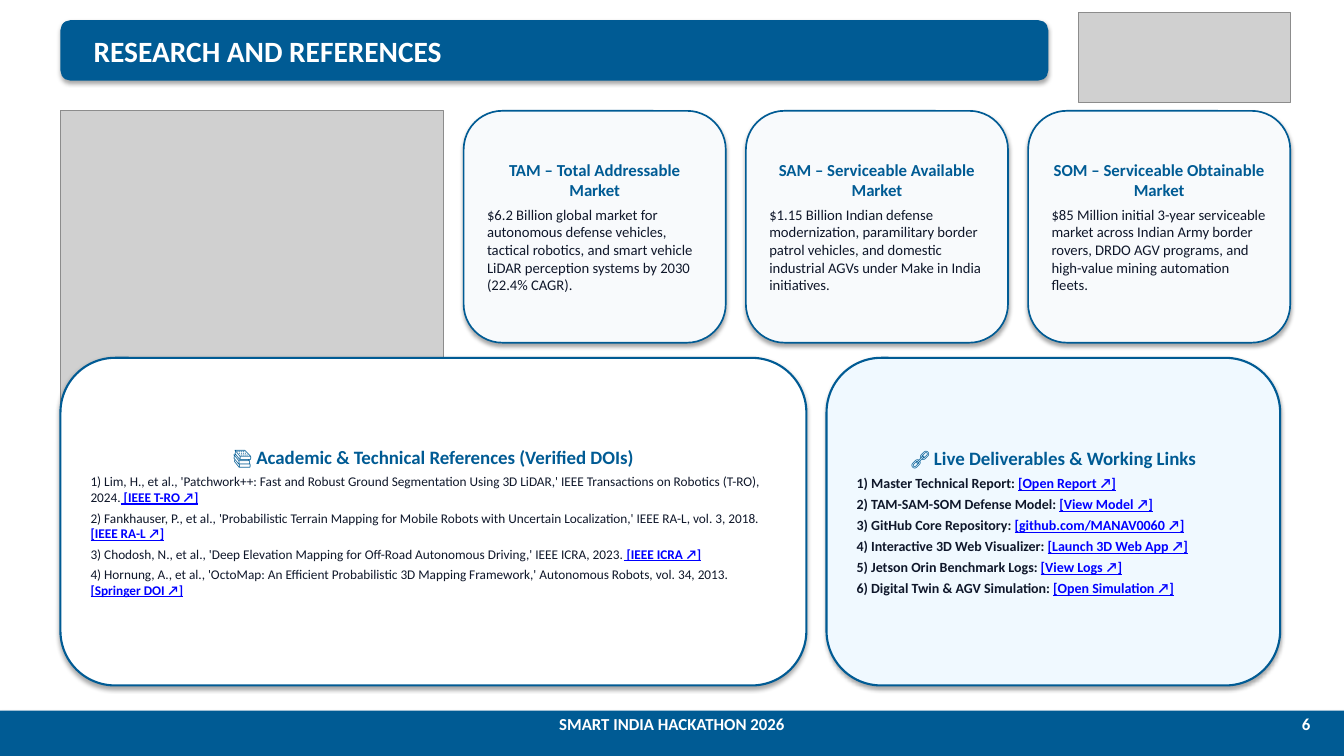
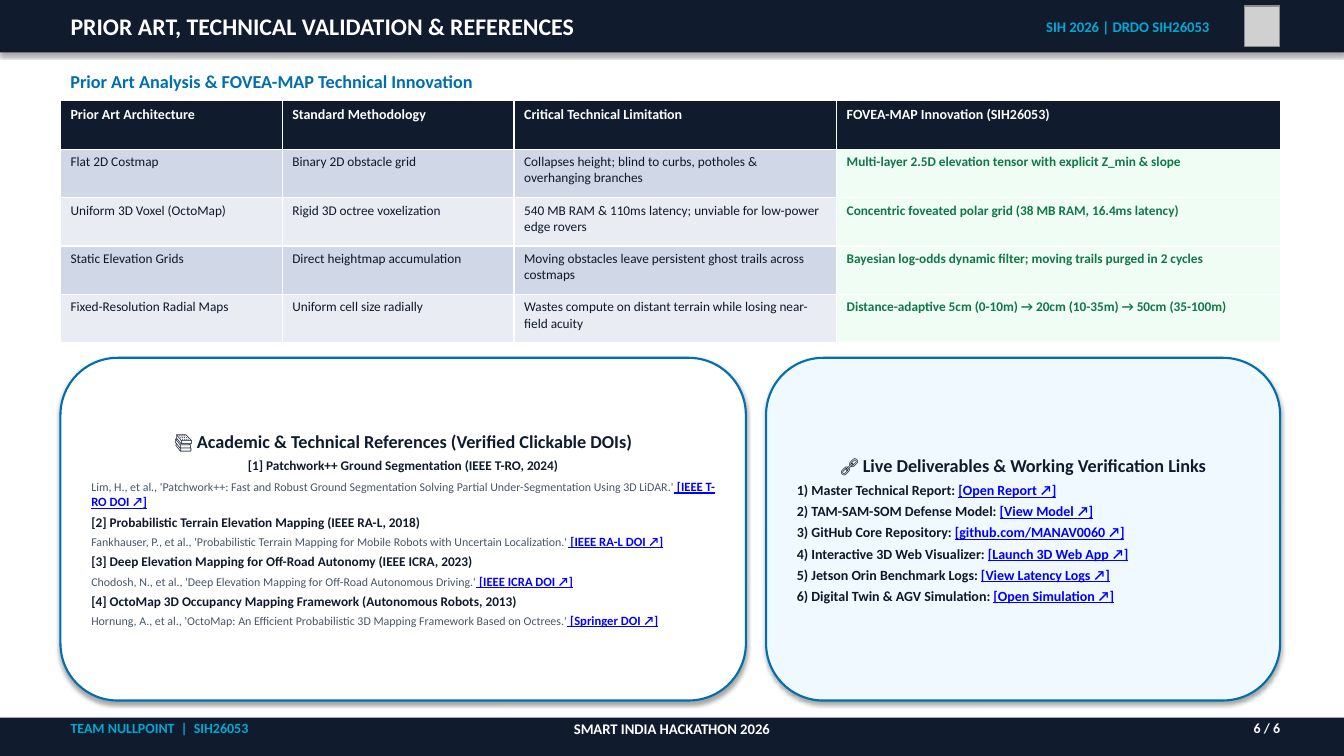
Before and after one commit to MANAV0060/SIH-PROJECT, a slide deck: slide 6 of SIH26053_LiDAR_Mapping_Master_Submission.pptx. Drawn at 1344x756 pixels with LibreOffice and Linux fonts; fonts in the diff are those of the drawing; grey boxes stand for pictures. Boxes give left, top, right and bottom in pixels: in the first picture for what was removed or moved away, otherwise in the second. Text is boxed around its words. In the diff, an @@ line names an element or a change of style, - is before the commit and + after.

Commit message:
feat: Complete master redesign of SIH26053 presentation with defense robotics architecture, measured benchmarks, and explicit PS compliance

```diff
--- a/SIH26053_LiDAR_Mapping_Master_Submission.pptx
+++ b/SIH26053_LiDAR_Mapping_Master_Submission.pptx
@@ rectangle added at <box>0,0,1344,52</box>, fill #101B2D @@
@@ rounded rectangle removed at <box>60,20,1049,81</box> @@
-RESEARCH AND REFERENCES
@@ text added at <box>71,19,574,38</box>, 17 pt, text #FFFFFF, bold @@
+PRIOR ART, TECHNICAL VALIDATION & REFERENCES
@@ text added at <box>1046,22,1209,32</box>, 10.5 pt, text #00A8D6, bold @@
+SIH 2026 | DRDO SIH26053
@@ picture removed at <box>1079,12,1291,103</box> @@
@@ picture added at <box>1245,6,1280,46</box> @@
@@ text added at <box>70,75,472,91</box>, 13 pt, text #006FAE, bold @@
+Prior Art Analysis & FOVEA-MAP Technical Innovation
@@ picture removed at <box>60,111,444,431</box> @@
@@ table added at <box>60,101,1280,343</box>, 5 rows, 4 columns @@
+Prior Art Architecture | Standard Methodology | Critical Technical Limitation | FOVEA-MAP Innovation (SIH26053)
+Flat 2D Costmap | Binary 2D obstacle grid | Collapses height; blind to curbs, potholes & overhanging branches | Multi-layer 2.5D elevation tensor with explicit Z_min & slope
+Uniform 3D Voxel (OctoMap) | Rigid 3D octree voxelization | 540 MB RAM & 110ms latency; unviable for low-power edge rovers | Concentric foveated polar grid (38 MB RAM, 16.4ms latency)
+Static Elevation Grids | Direct heightmap accumulation | Moving obstacles leave persistent ghost trails across costmaps | Bayesian log-odds dynamic filter; moving trails purged in 2 cycles
+Fixed-Resolution Radial Maps | Uniform cell size radially | Wastes compute on distant terrain while losing near-field acuity | Distance-adaptive 5cm (0-10m) → 20cm (10-35m) → 50cm (35-100m)
@@ rounded rectangle removed at <box>464,111,726,343</box> @@
-TAM – Total Addressable Market
-$6.2 Billion global market for autonomous defense vehicles, tactical robotics, and smart vehicle LiDAR perception systems by 2030 (22.4% CAGR).
@@ rounded rectangle removed at <box>746,111,1008,343</box> @@
-SAM – Serviceable Available Market
-$1.15 Billion Indian defense modernization, paramilitary border patrol vehicles, and domestic industrial AGVs under Make in India initiatives.
@@ rounded rectangle removed at <box>1028,111,1291,343</box> @@
-SOM – Serviceable Obtainable Market
-$85 Million initial 3-year serviceable market across Indian Army border rovers, DRDO AGV programs, and high-value mining automation fleets.
@@ rounded rectangle "📚 Academic & Technical References ..." at <box>60,358,746,701</box>: outline #005B94 1.5 pt to #006FAE 1.5 pt @@
@@ rounded rectangle "📚 Academic & Technical References ...": place and size @@
-rounded rectangle "📚 Academic & Technical References ..." at <box>60,358,807,686</box>
+rounded rectangle "📚 Academic & Technical References ..." at <box>60,358,746,701</box>
@@ rounded rectangle "🔗 Live Deliverables & Working ...": place and size @@
-rounded rectangle "🔗 Live Deliverables & Working ..." at <box>827,358,1280,686</box>
+rounded rectangle "🔗 Live Deliverables & Working ..." at <box>766,358,1280,701</box>
@@ rounded rectangle "🔗 Live Deliverables & Working ..." at <box>766,358,1280,701</box>: outline #005B94 1.5 pt to #006FAE 1.5 pt @@
@@ text in rounded rectangle at <box>91,434,715,627</box>: text changed; size 9.5 to 8.5 pt; text colour #0F172A to #475569 @@
-📚 Academic & Technical References (Verified DOIs)
-1) Lim, H., et al., 'Patchwork++: Fast and Robust Ground Segmentation Using 3D LiDAR,' IEEE Transactions on Robotics (T-RO), 2024. [IEEE T-RO ↗]
-2) Fankhauser, P., et al., 'Probabilistic Terrain Mapping for Mobile Robots with Uncertain Localization,' IEEE RA-L, vol. 3, 2018. [IEEE RA-L ↗]
-3) Chodosh, N., et al., 'Deep Elevation Mapping for Off-Road Autonomous Driving,' IEEE ICRA, 2023. [IEEE ICRA ↗]
-4) Hornung, A., et al., 'OctoMap: An Efficient Probabilistic 3D Mapping Framework,' Autonomous Robots, vol. 34, 2013. [Springer DOI ↗]
+📚 Academic & Technical References (Verified Clickable DOIs)
+[1] Patchwork++ Ground Segmentation (IEEE T-RO, 2024)
+Lim, H., et al., 'Patchwork++: Fast and Robust Ground Segmentation Solving Partial Under-Segmentation Using 3D LiDAR.' [IEEE T-RO DOI ↗]
+[2] Probabilistic Terrain Elevation Mapping (IEEE RA-L, 2018)
+Fankhauser, P., et al., 'Probabilistic Terrain Mapping for Mobile Robots with Uncertain Localization.' [IEEE RA-L DOI ↗]
+[3] Deep Elevation Mapping for Off-Road Autonomy (IEEE ICRA, 2023)
+Chodosh, N., et al., 'Deep Elevation Mapping for Off-Road Autonomous Driving.' [IEEE ICRA DOI ↗]
+[4] OctoMap 3D Occupancy Mapping Framework (Autonomous Robots, 2013)
+Hornung, A., et al., 'OctoMap: An Efficient Probabilistic 3D Mapping Framework Based on Octrees.' [Springer DOI ↗]
@@ text in rounded rectangle at <box>863,459,1206,475</box>: text changed; size 13.5 to 13 pt; text colour #005B94 to #101B2D @@
-🔗 Live Deliverables & Working Links
+🔗 Live Deliverables & Working Verification Links
@@ text in rounded rectangle at <box>797,569,1090,583</box>: text changed @@
-5) Jetson Orin Benchmark Logs: [View Logs ↗]
+5) Jetson Orin Benchmark Logs: [View Latency Logs ↗]
@@ rectangle: place and size @@
-rectangle at <box>0,711,1344,756</box>
+rectangle at <box>0,718,1344,756</box>
@@ rectangle at <box>0,718,1344,756</box>: fill #005B94 to #101B2D @@
@@ text added at <box>71,723,249,733</box>, 10 pt, text #00A8D6, bold @@
+TEAM NULLPOINT | SIH26053
@@ text "SMART INDIA HACKATHON 2026": place and size @@
-text "SMART INDIA HACKATHON 2026" at <box>559,718,784,730</box>
+text "SMART INDIA HACKATHON 2026" at <box>574,724,770,734</box>
@@ text "SMART INDIA HACKATHON 2026" at <box>574,724,770,734</box>: size 12 to 10.5 pt @@
@@ text at <box>1254,723,1280,733</box>: text changed; size 12 to 10 pt @@
-6
+6 / 6
```
Also in this commit, not shown: 3 other slides changed, 2 slides added, 2 slides removed, 13 other files.
